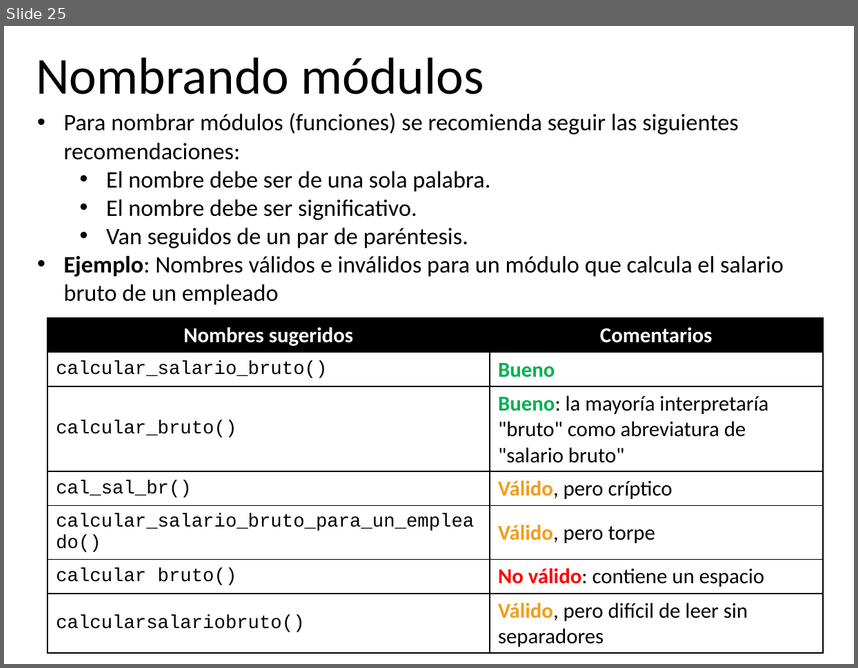
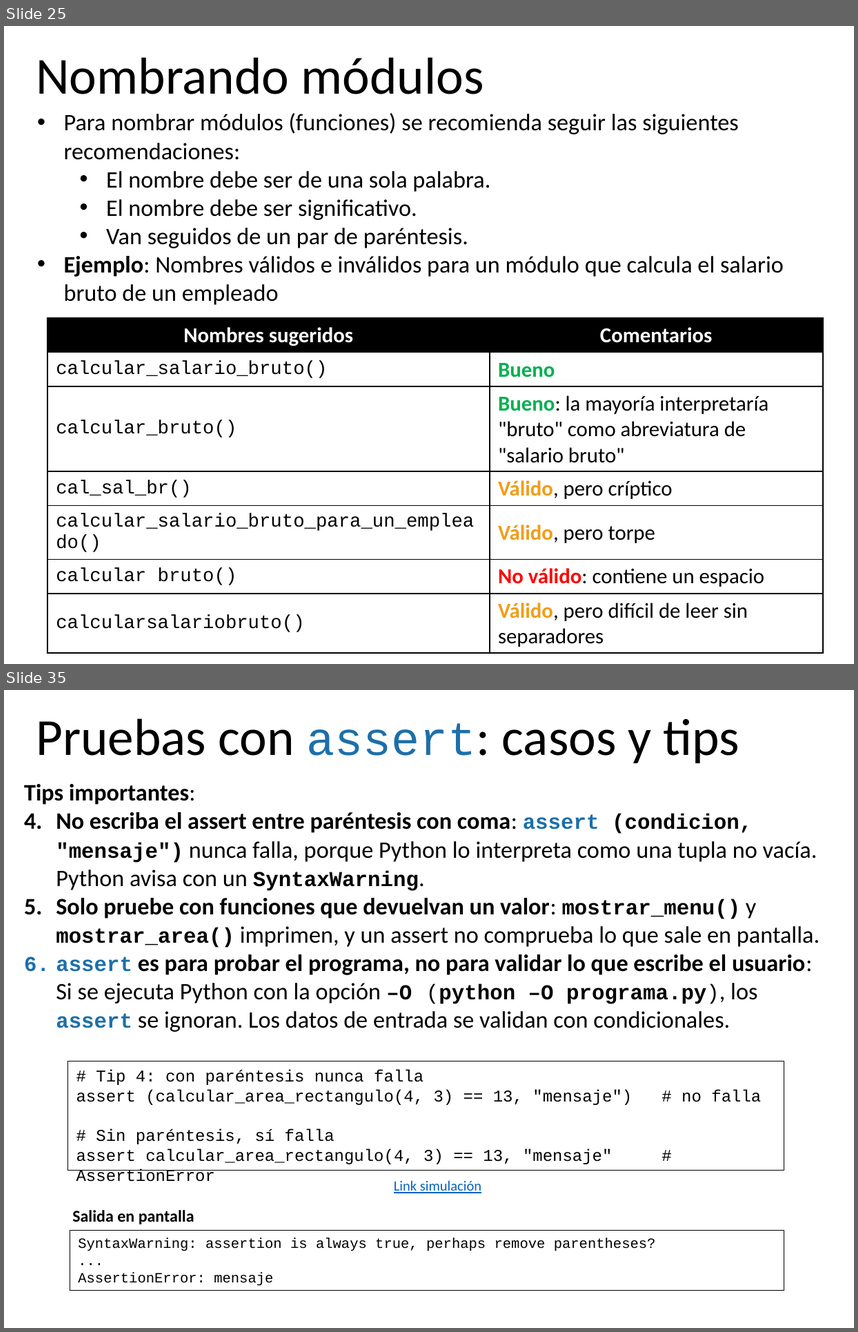
Before and after one commit to algoritmos-UdeA/logica1-20262, a slide deck: clases/9/teoria/clase-09.pptx. Shown one above the other, each under a label of ours: slide 25 before the commit, slides 25 and 35 after it; the slides between them are not shown. The pictures are 858x668 and 858x1332 pixels, drawn with LibreOffice and Linux fonts; fonts in the diff are those of the drawing. Boxes give left, top, right and bottom in pixels: in the first picture for what was removed or moved away, otherwise in the second. Text is boxed around its words. In the diff, an @@ line names an element or a change of style, - is before the commit and + after.

```diff
--- a/clases/9/teoria/clase-09.pptx
+++ b/clases/9/teoria/clase-09.pptx
@@ slide 35 added at [4, 690, 854, 1328], background #FFFFFF @@
@@ title added at [36, 718, 740, 763], 44 pt, text #000000 @@
+Pruebas con assert: casos y tips
@@ text added at [24, 784, 820, 1032], 20 pt, text #000000, bold @@
+Tips importantes:
+4. No escriba el assert entre paréntesis con coma: assert (condicion, "mensaje") nunca falla, porque Python lo interpreta como una tupla no vacía. Python avisa con un SyntaxWarning.
+5. Solo pruebe con funciones que devuelvan un valor: mostrar_menu() y mostrar_area() imprimen, y un assert no comprueba lo que sale en pantalla.
+6. assert es para probar el programa, no para validar lo que escribe el usuario: Si se ejecuta Python con la opción –O (python –O programa.py), los assert se ignoran. Los datos de entrada se validan con condicionales.
@@ rectangle added at [67, 1061, 784, 1170], outline #000000 0.75 pt, 14 pt, text #000000 @@
+# Tip 4: con paréntesis nunca falla
+assert (calcular_area_rectangulo(4, 3) == 13, "mensaje") # no falla
+# Sin paréntesis, sí falla
+assert calcular_area_rectangulo(4, 3) == 13, "mensaje" # AssertionError
@@ text added at [394, 1180, 481, 1193], 12 pt, text #0563C1, underline @@
+Link simulación
@@ text added at [72, 1210, 194, 1224], 14 pt, text #000000, bold @@
+Salida en pantalla
@@ rectangle added at [70, 1230, 784, 1290], outline #000000 0.75 pt, 12 pt, text #000000 @@
+SyntaxWarning: assertion is always true, perhaps remove parentheses?
+...
+AssertionError: mensaje
```
Also in this commit, not shown: 3 slides changed, 21 other slides added, 23 other files.
